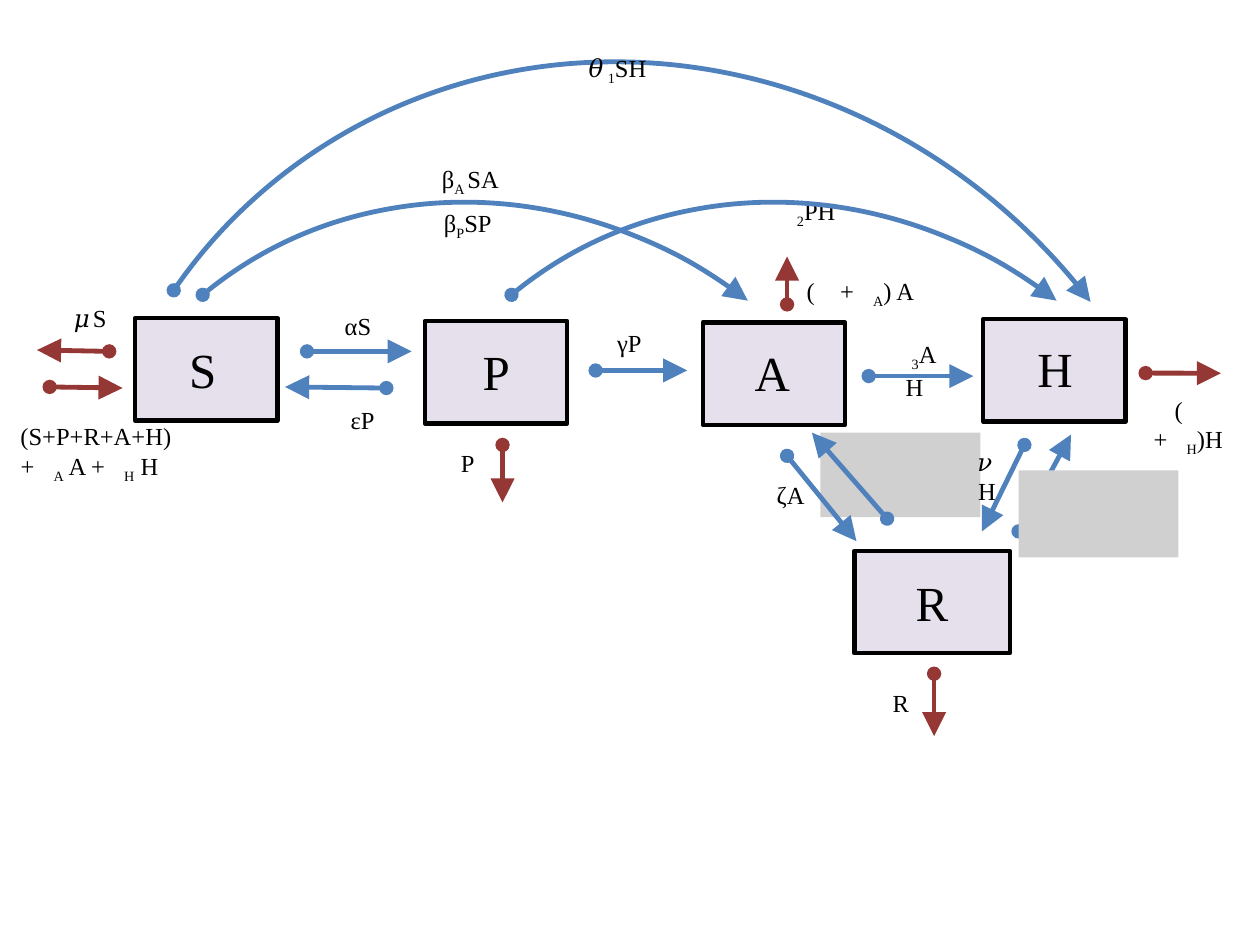
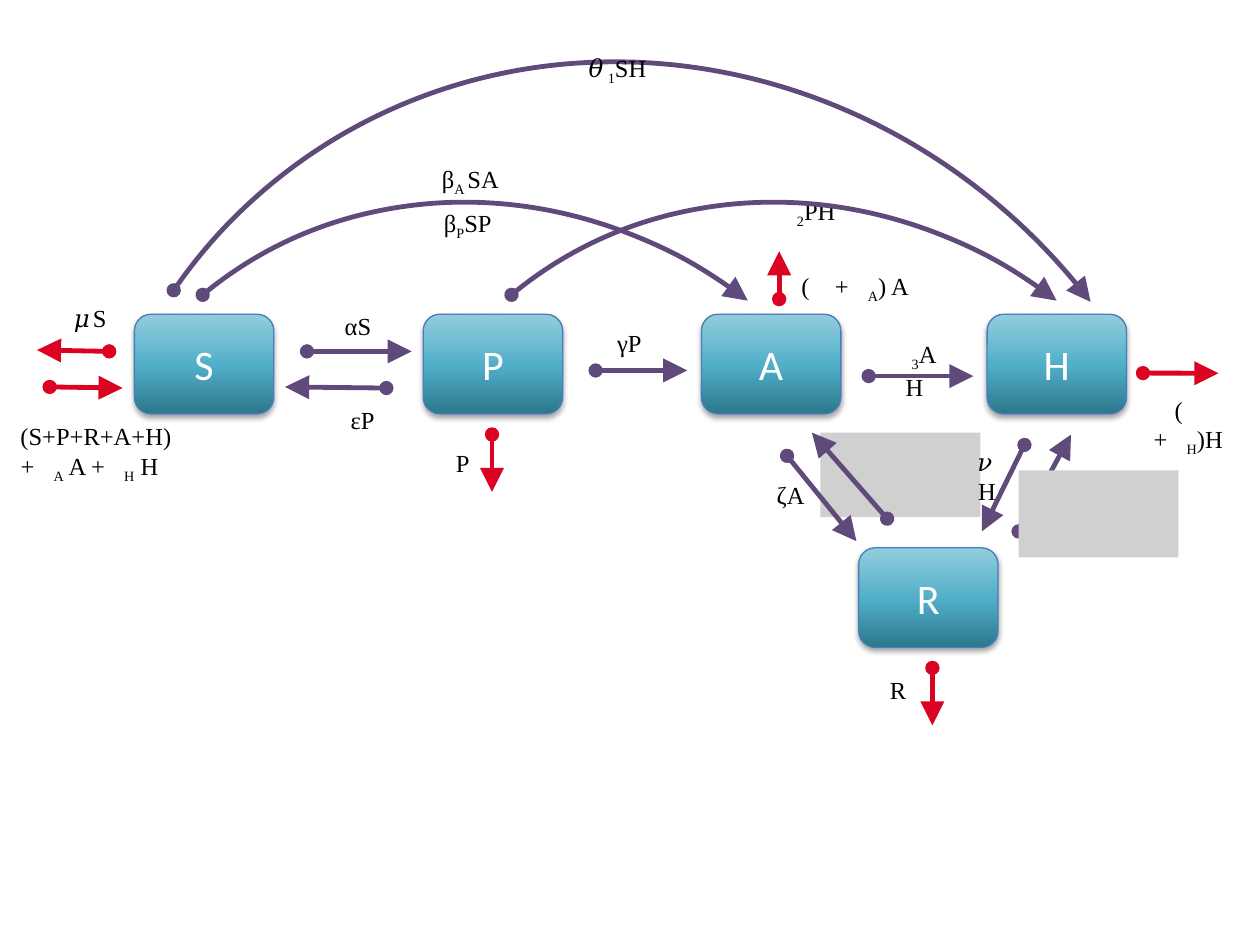
Before and after one commit to mountaindust/Heroin_model, a slide deck: slide 1 of heroin_model_formulation/heroin_schematic.pptx. Drawn at 1260x945 pixels with LibreOffice and Linux fonts; fonts in the diff are those of the drawing; grey boxes stand for pictures. Boxes give left, top, right and bottom in pixels: in the first picture for what was removed or moved away, otherwise in the second. Text is boxed around its words. In the diff, an @@ line names an element or a change of style, - is before the commit and + after.

```diff
--- a/heroin_model_formulation/heroin_schematic.pptx
+++ b/heroin_model_formulation/heroin_schematic.pptx
@@ outline #4F81BD 2.75 pt to #604A7B 2.75 pt in 3 elements at (0, 0, 1260, 945), (182, 21, 1260, 945), (0, 21, 1123, 945) @@
@@ double arrow moved from (788, 305) - (788, 257) to (779, 299) - (779, 251) @@
@@ double arrow (779, 299) - (779, 251): stroke #953735 2.75 pt to #DC0221 2.75 pt @@
@@ text "(𝜇 +𝜇A) A": place and size @@
-text "(𝜇 +𝜇A) A" at (807, 283, 883, 306)
+text "(𝜇 +𝜇A) A" at (801, 278, 878, 301)
@@ size 28 to 24 pt, font Times New Roman to Calibri, text colour #000000 to #FFFFFF; vertical alignment top to middle; fill none to gradient #2C778B to #50AEC8 to #93CDDD; outline none to #4B7EBC 0.75 pt; shadow on in 5 elements at (858, 548, 998, 648), (987, 314, 1126, 413), (702, 314, 842, 413), (423, 314, 563, 413), (135, 314, 275, 413) @@
@@ rounded rectangle "S": place and size @@
-rounded rectangle "S" at (189, 355, 216, 389)
+rounded rectangle "S" at (135, 314, 275, 413)
@@ rectangle removed at (135, 319, 277, 421) @@
@@ rounded rectangle "P": place and size @@
-rounded rectangle "P" at (483, 358, 510, 390)
+rounded rectangle "P" at (423, 314, 563, 413)
@@ rectangle removed at (425, 321, 567, 423) @@
@@ rounded rectangle "A": place and size @@
-rounded rectangle "A" at (755, 358, 790, 391)
+rounded rectangle "A" at (702, 314, 842, 413)
@@ rectangle removed at (703, 323, 845, 425) @@
@@ rectangle removed at (983, 319, 1125, 421) @@
@@ rounded rectangle "H": place and size @@
-rounded rectangle "H" at (1037, 355, 1072, 387)
+rounded rectangle "H" at (987, 314, 1126, 413)
@@ double arrow (110, 352) - (37, 350): stroke #953735 2.75 pt to #DC0221 2.75 pt @@
@@ double arrow (307, 352) - (412, 352): stroke #4F81BD 2.75 pt to #604A7B 2.75 pt @@
@@ double arrow (49, 387) - (122, 388): stroke #953735 2.75 pt to #DC0221 2.75 pt @@
@@ double arrow (285, 387) - (387, 388): stroke #4F81BD 2.75 pt to #604A7B 2.75 pt @@
@@ double arrow (596, 370) - (687, 370): stroke #4F81BD 2.75 pt to #604A7B 2.75 pt @@
@@ double arrow (868, 375) - (974, 375): stroke #4F81BD 2.75 pt to #604A7B 2.75 pt @@
@@ double arrow (1143, 373) - (1218, 373): stroke #953735 2.75 pt to #DC0221 2.75 pt @@
@@ text "𝜇P": place and size @@
-text "𝜇P" at (442, 456, 475, 472)
+text "𝜇P" at (437, 456, 470, 472)
@@ double arrow moved from (503, 445) - (503, 503) to (491, 435) - (491, 491) @@
@@ double arrow (491, 435) - (491, 491): stroke #953735 2.75 pt to #DC0221 2.75 pt @@
@@ double arrow (887, 519) - (811, 432): stroke #4F81BD 2.75 pt to #604A7B 2.75 pt @@
@@ double arrow (1024, 445) - (982, 532): stroke #4F81BD 2.75 pt to #604A7B 2.75 pt @@
@@ double arrow (1018, 532) - (1071, 435): stroke #4F81BD 2.75 pt to #604A7B 2.75 pt @@
@@ double arrow (788, 456) - (857, 542): stroke #4F81BD 2.75 pt to #604A7B 2.75 pt @@
@@ rectangle removed at (854, 551, 1009, 653) @@
@@ rounded rectangle "R": place and size @@
-rounded rectangle "R" at (916, 589, 949, 621)
+rounded rectangle "R" at (858, 548, 998, 648)
@@ text "𝜇R": place and size @@
-text "𝜇R" at (873, 696, 908, 712)
+text "𝜇R" at (871, 683, 906, 699)
@@ double arrow moved from (934, 674) - (934, 736) to (932, 668) - (932, 726) @@
@@ double arrow (932, 668) - (932, 726): stroke #953735 2.75 pt to #DC0221 2.75 pt @@
```
Also in this commit, not shown: 2 other files.
